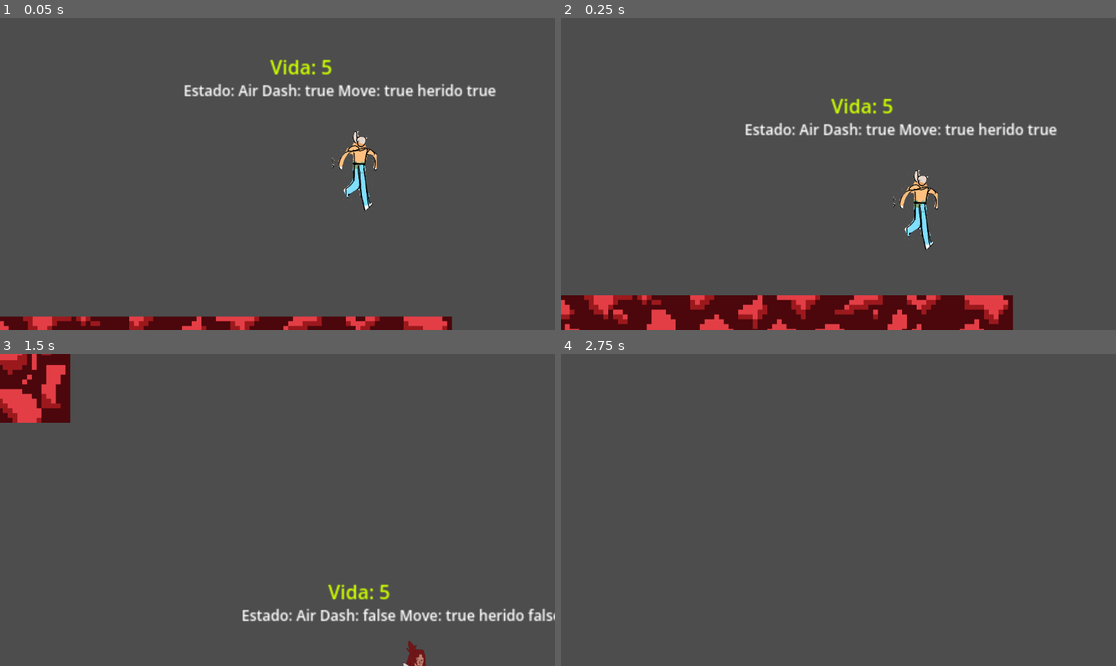
Above: before the commit, frames 1-4 (two rows, left to right).
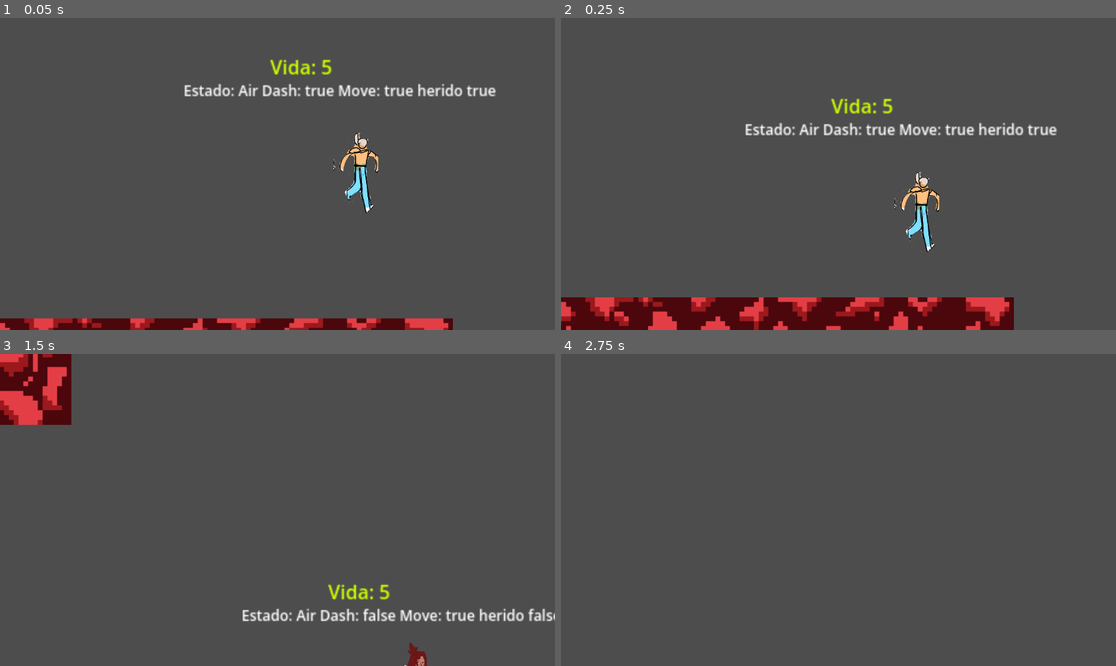
Above: after the commit, the same moments.

Repository: GuillermoC66/Interna
Game: Godot game, scene res://ESCENAS/elmundo.tscn
Same seed, same stepped clock (60 frames per second), same inputs: the game is played once before the commit and once after it.
Inputs:
- Up to frame 1 (0.05 s): no input
- Up to frame 2 (0.25 s): no input
- Up to frame 3 (1.5 s): hold X (dash) 0.53-1.28 s; hold Right (ui_right) from 0.53 s (still down); tap Space (ui_select) at 0.77 s; tap Shift (walk) at 1.35 s
- Up to frame 4 (2.75 s): tap Space (ui_select) at 1.52 s; tap Enter at 2 s; release Right (ui_right) at 2.03 s; hold Left (ui_left) from 2.03 s (still down); hold X (dash) from 2.03 s (still down)

The runs differ from the first frame. In frame 1, 1.8% of the frame differs, in the area x 0-82%, y 36-100%; in frame 2, 2.8%, in the area x 0-82%, y 48-100%; in frame 3, 0.7%; in frame 4, nothing differs.

Commit message:
camara
la camara se mueve al mirar arriba o abajo gg

Diff:
--- a/ESCENAS/Player.tscn
+++ b/ESCENAS/Player.tscn
@@ -879,7 +879,7 @@
 animation = &"idle"
 
 [node name="Camera2D" type="Camera2D" parent="."]
-position = Vector2(-144, 1.6)
+position = Vector2(-145, 0)
 offset = Vector2(200, 0)
 position_smoothing_enabled = true
 
@@ -922,6 +922,10 @@
 hurtbox = NodePath("../../Hurtbox")
 stateMachine = NodePath("..")
 
+[node name="Timer" type="Timer" parent="StateMachine/Ground"]
+wait_time = 0.3
+one_shot = true
+
 [node name="Air" type="Node" parent="StateMachine" node_paths=PackedStringArray("groundState", "dashState", "stateMachine")]
 script = ExtResource("34_kidm3")
 groundState = NodePath("../Ground")
@@ -956,6 +960,7 @@
 
 [connection signal="area_entered" from="Hurtbox" to="StateMachine" method="_on_hurtbox_area_entered"]
 [connection signal="area_entered" from="HitboxDash" to="StateMachine/Dash" method="_on_hitbox_dash_area_entered"]
+[connection signal="timeout" from="StateMachine/Ground/Timer" to="StateMachine/Ground" method="_on_timer_timeout"]
 [connection signal="timeout" from="StateMachine/Dash/DashTime" to="StateMachine/Dash" method="_on_dash_time_timeout"]
 [connection signal="timeout" from="StateMachine/Hurt/Knockback" to="StateMachine/Hurt" method="_on_knockback_timeout"]
 [connection signal="timeout" from="StateMachine/Can Dash Again" to="StateMachine" method="_on_can_dash_again_timeout"]
--- a/SCRIPTS/GroundState.gd
+++ b/SCRIPTS/GroundState.gd
@@ -11,6 +11,9 @@
 #CollisionShapes para agacharse
 var shape_stand = preload("res://RECURSOS/collisionStand.tres")
 var shape_crouch = preload("res://RECURSOS/collisionCrouch.tres")
+@onready var timer : Timer = $Timer
+var movimiento = Vector2(0, 150)
+var direccion
 
 func Enter():
 	playback.travel("idle")
@@ -45,20 +48,30 @@
 	character.collision_shape.shape = shape_crouch
 	character.collision_shape.position.y = 25
 	playback.travel("transCrouch")
+	timer.start()
+	direccion = 1
+	timer.timeout.connect( _on_timer_timeout)
+
+#Mirar arriba
+func lookUp():
+	detenerse()
+	playback.travel("transLookUp")
+	timer.start()
+	direccion = -1
+	timer.timeout.connect( _on_timer_timeout)
 
 #Regresar la CollisionShape a su forma original
 func stopCrouch():
+	character.camera.position= Vector2(-145, 0)
 	stateMachine.can_move = true
 	hurtbox.position.y = 0
 	hurtbox.scale.y = 1
 	character.collision_shape.shape = shape_stand
 	character.collision_shape.position.y = 10
 
-#Mirar arriba
-func lookUp():
-	detenerse()
-	playback.travel("transLookUp")
-
 func detenerse():
 	character.velocity.x = 0
 	stateMachine.can_move = false
+
+func _on_timer_timeout():
+	character.camera.position += direccion * movimiento * 0.9
--- a/SCRIPTS/Player.gd
+++ b/SCRIPTS/Player.gd
@@ -5,6 +5,7 @@
 #@onready var sprite : AnimatedSprite2D = $AnimatedSprite2D
 @onready var collision_shape : CollisionShape2D = $CollisionShape2D
 @onready var stateMachine : StateMachine = $StateMachine
+@onready var camera : Camera2D = $Camera2D
 
 var directionX : float = 0
 var directionY : float = 0
@@ -44,9 +45,11 @@
 #Verificar direccion del sprite
 func spriteDirection():
 	if directionX == -1:
+		#moveCamera(-1)
 		get_node("AnimatedSprite2D").flip_h = true
 		flipSprite = -1
 	elif directionX == 1:
+		#moveCamera(1)
 		get_node("AnimatedSprite2D").flip_h = false
 		flipSprite = 1
 
@@ -56,3 +59,7 @@
 		playback.travel("jump")
 	elif(velocity.y > 0):
 		playback.travel("fall")
+
+func moveCamera(direccion):
+	if (camera.position != Vector2(-145, 0) && flipSprite == -1) && (camera.position != Vector2(145, 0) && flipSprite == 1):
+		camera.position += direccion * Vector2(100, 0) * 0.5
